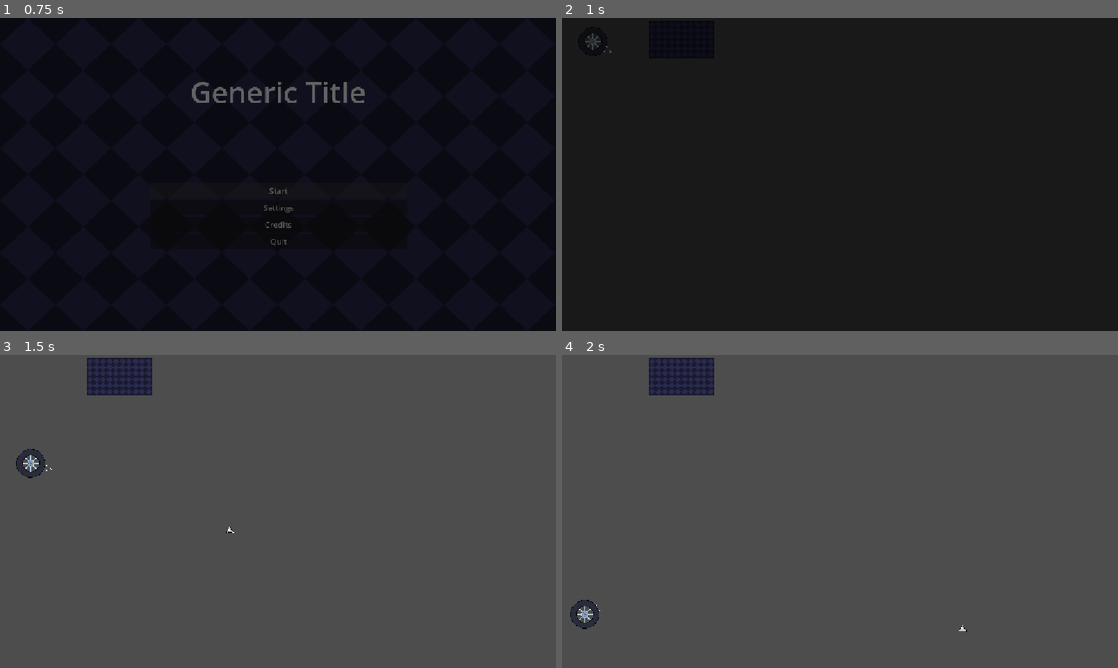
Above: before the commit, frames 1-4 (two rows, left to right).
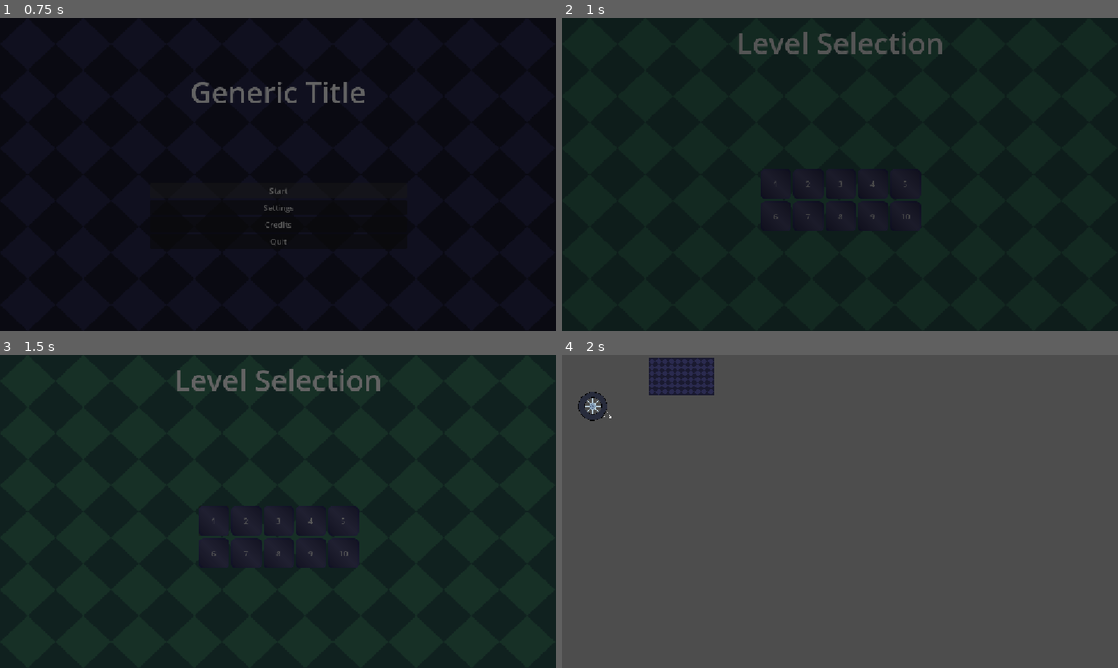
Above: after the commit, the same moments.

Repository: yibist/countDown
Game: Godot game, scene res://scenes/main.tscn
Same seed, same stepped clock (60 frames per second), same inputs: the game is played once before the commit and once after it.
Inputs (mouse positions are in pixels of both pictures, inside the frame that each line leads up to):
- Up to frame 1 (0.75 s): click "Start" at 0.5 s
- Up to frame 2 (1 s): no input
- Up to frame 3 (1.5 s): click (211, 520) at 1.25 s, where only the run after the commit has a clickable "1"
- Up to frame 4 (2 s): no input

Frame 1 is identical in both runs. In frame 2, 2.3% of the frame differs, in the area x 2-69%, y 0-65%; in frame 3, 98%, in the area x 0-100%, y 0-100%; in frame 4, 0.6%.

Commit message:
add level selection screen

Diff:
--- /dev/null
+++ b/scenes/level_selection.tscn
@@ -0,0 +1,133 @@
+[gd_scene format=3 uid="uid://d3s7iguagvhft"]
+
+[ext_resource type="Script" uid="uid://d0ep46xxpdhdh" path="res://scripts/level_selection.gd" id="1_3rh63"]
+[ext_resource type="Texture2D" uid="uid://cw07p3lmn2ksa" path="res://assets/level_selection_background.png" id="1_u1g2d"]
+[ext_resource type="Texture2D" uid="uid://bvwcxu1tfpaed" path="res://assets/level_selection_button_icon.png" id="2_gswpo"]
+
+[sub_resource type="StyleBoxEmpty" id="StyleBoxEmpty_gswpo"]
+
+[node name="LevelSelection" type="Control" unique_id=1062684449]
+layout_mode = 3
+anchors_preset = 15
+anchor_right = 1.0
+anchor_bottom = 1.0
+grow_horizontal = 2
+grow_vertical = 2
+script = ExtResource("1_3rh63")
+level = &"res://level1.tscn"
+
+[node name="Background" type="TextureRect" parent="." unique_id=202124807]
+layout_mode = 1
+anchors_preset = 15
+anchor_right = 1.0
+anchor_bottom = 1.0
+grow_horizontal = 2
+grow_vertical = 2
+texture = ExtResource("1_u1g2d")
+
+[node name="MarginContainer" type="MarginContainer" parent="." unique_id=1370108732]
+layout_mode = 1
+anchors_preset = 10
+anchor_right = 1.0
+offset_bottom = 104.0
+grow_horizontal = 2
+
+[node name="Label" type="Label" parent="MarginContainer" unique_id=1975026014]
+layout_mode = 2
+size_flags_horizontal = 4
+theme_override_font_sizes/font_size = 60
+text = "Level Selection"
+horizontal_alignment = 1
+vertical_alignment = 1
+
+[node name="MarginContainer2" type="MarginContainer" parent="." unique_id=1859247061]
+layout_mode = 1
+anchors_preset = 8
+anchor_left = 0.5
+anchor_top = 0.5
+anchor_right = 0.5
+anchor_bottom = 0.5
+offset_left = -484.0
+offset_top = -131.0
+offset_right = 488.0
+offset_bottom = 238.0
+grow_horizontal = 2
+grow_vertical = 2
+
+[node name="GridContainer" type="GridContainer" parent="MarginContainer2" unique_id=1385953317]
+layout_mode = 2
+size_flags_horizontal = 4
+size_flags_vertical = 4
+columns = 5
+
+[node name="Button" type="Button" parent="MarginContainer2/GridContainer" unique_id=1842193017]
+layout_mode = 2
+theme_override_styles/normal = SubResource("StyleBoxEmpty_gswpo")
+text = "1"
+icon = ExtResource("2_gswpo")
+icon_alignment = 1
+
+[node name="Button2" type="Button" parent="MarginContainer2/GridContainer" unique_id=852109811]
+layout_mode = 2
+theme_override_styles/normal = SubResource("StyleBoxEmpty_gswpo")
+text = "2"
+icon = ExtResource("2_gswpo")
+icon_alignment = 1
+
+[node name="Button3" type="Button" parent="MarginContainer2/GridContainer" unique_id=2091840633]
+layout_mode = 2
+theme_override_styles/normal = SubResource("StyleBoxEmpty_gswpo")
+text = "3"
+icon = ExtResource("2_gswpo")
+icon_alignment = 1
+
+[node name="Button4" type="Button" parent="MarginContainer2/GridContainer" unique_id=253679079]
+layout_mode = 2
+theme_override_styles/normal = SubResource("StyleBoxEmpty_gswpo")
+text = "4"
+icon = ExtResource("2_gswpo")
+icon_alignment = 1
+
+[node name="Button5" type="Button" parent="MarginContainer2/GridContainer" unique_id=666297396]
+layout_mode = 2
+theme_override_styles/normal = SubResource("StyleBoxEmpty_gswpo")
+text = "5"
+icon = ExtResource("2_gswpo")
+icon_alignment = 1
+
+[node name="Button6" type="Button" parent="MarginContainer2/GridContainer" unique_id=2065848082]
+layout_mode = 2
+theme_override_styles/normal = SubResource("StyleBoxEmpty_gswpo")
+text = "6"
+icon = ExtResource("2_gswpo")
+icon_alignment = 1
+
+[node name="Button7" type="Button" parent="MarginContainer2/GridContainer" unique_id=2005387992]
+layout_mode = 2
+theme_override_styles/normal = SubResource("StyleBoxEmpty_gswpo")
+text = "7"
+icon = ExtResource("2_gswpo")
+icon_alignment = 1
+
+[node name="Button8" type="Button" parent="MarginContainer2/GridContainer" unique_id=2053299120]
+layout_mode = 2
+theme_override_styles/normal = SubResource("StyleBoxEmpty_gswpo")
+text = "8"
+icon = ExtResource("2_gswpo")
+icon_alignment = 1
+
+[node name="Button9" type="Button" parent="MarginContainer2/GridContainer" unique_id=1636951803]
+layout_mode = 2
+theme_override_styles/normal = SubResource("StyleBoxEmpty_gswpo")
+text = "9"
+icon = ExtResource("2_gswpo")
+icon_alignment = 1
+
+[node name="Button10" type="Button" parent="MarginContainer2/GridContainer" unique_id=260747040]
+layout_mode = 2
+theme_override_styles/normal = SubResource("StyleBoxEmpty_gswpo")
+text = "10"
+icon = ExtResource("2_gswpo")
+icon_alignment = 1
+
+[connection signal="pressed" from="MarginContainer2/GridContainer/Button" to="." method="_on_button_pressed"]
--- a/scenes/main.tscn
+++ b/scenes/main.tscn
@@ -11,9 +11,9 @@
 grow_horizontal = 2
 grow_vertical = 2
 script = ExtResource("1_0wfyh")
-test_scene = &"res://level1.tscn"
+start_scene = &"res://scenes/level_selection.tscn"
 
-[node name="TextureRect" type="TextureRect" parent="." unique_id=984572955]
+[node name="Background" type="TextureRect" parent="." unique_id=984572955]
 layout_mode = 1
 anchors_preset = 15
 anchor_right = 1.0
--- /dev/null
+++ b/scripts/level_selection.gd
@@ -0,0 +1,6 @@
+extends Control
+
+@export var level: StringName
+
+func _on_button_pressed() -> void:
+	SceneLoader.load_scene(level)
--- a/scripts/main.gd
+++ b/scripts/main.gd
@@ -1,7 +1,7 @@
 extends Control
 
-@export var test_scene: StringName
+@export var start_scene: StringName
 
 
 func _on_start_pressed() -> void:
-	SceneLoader.load_scene(test_scene)
+	SceneLoader.load_scene(start_scene)
Binary file added: assets/level_selection_background.png
Not shown, added: assets/level_selection_background.png.import
Binary file added: assets/level_selection_button_icon.png
Not shown, added: assets/level_selection_button_icon.png.import
Not shown, added: scripts/level_selection.gd.uid
